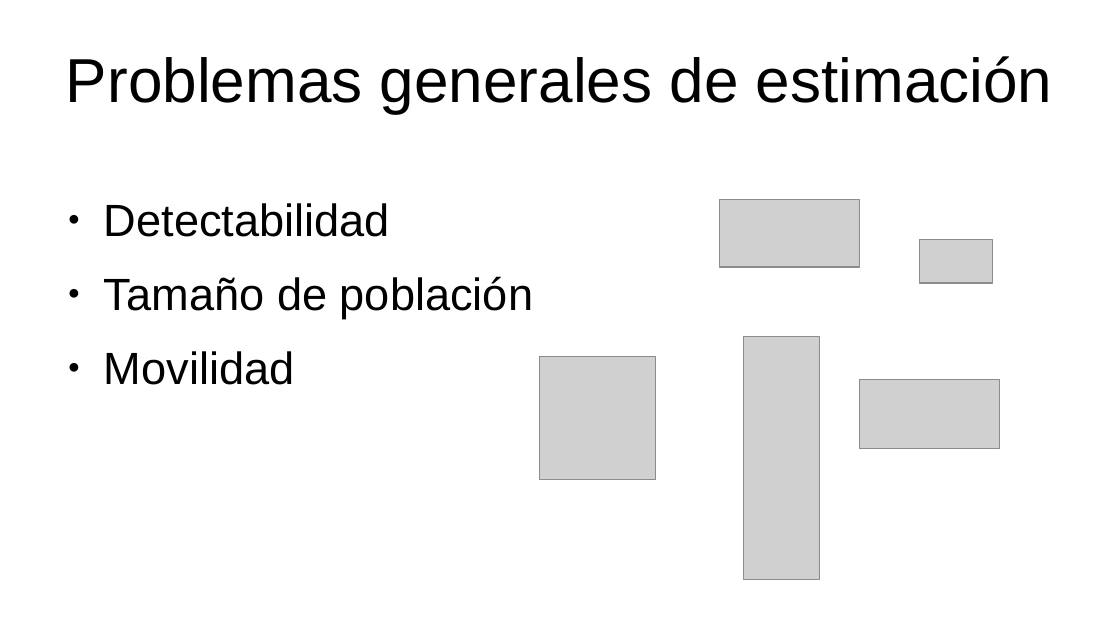
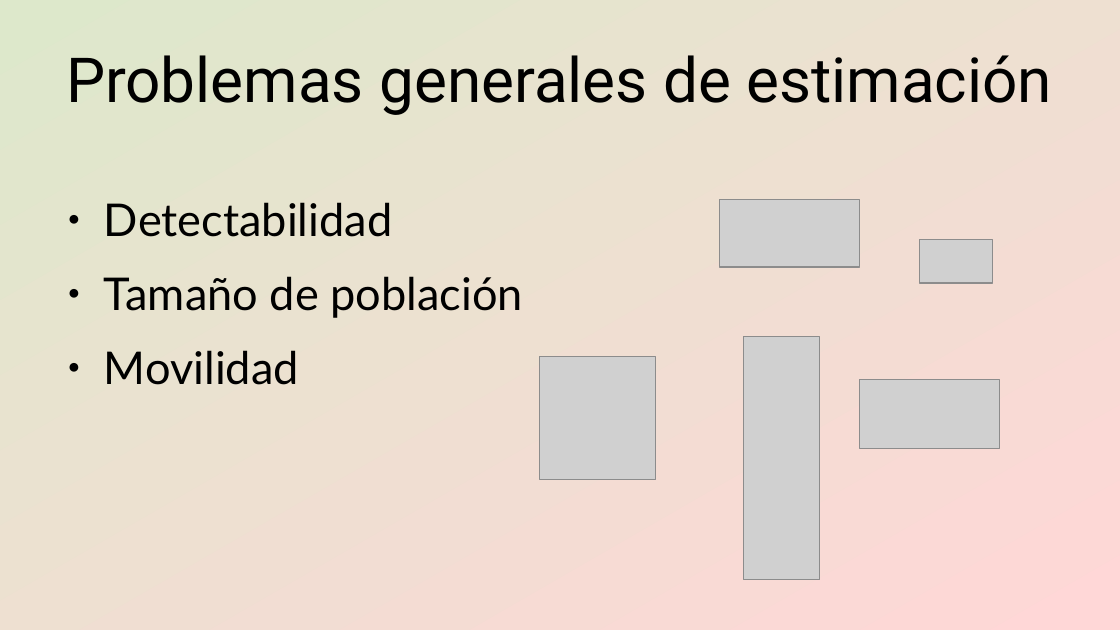
Before and after one commit to gerardommc/Ecologia-poblaciones, a slide deck: slide 8 of Unidad-2/Estimacion-tamano.odp (slide 5 before the commit). Drawn at 1120x630 pixels with LibreOffice and Linux fonts; fonts in the diff are those of the drawing; grey boxes stand for pictures. Boxes give left, top, right and bottom in pixels: in the first picture for what was removed or moved away, otherwise in the second. Text is boxed around its words. In the diff, an @@ line names an element or a change of style, - is before the commit and + after.

Commit message:
estimacion tamaño

```diff
--- a/Unidad-2/Estimacion-tamano.odp
+++ b/Unidad-2/Estimacion-tamano.odp
@@ background #FFFFFF to gradient #DDE8CB to #FFD7D7 @@
@@ title "Problemas generales de estimación" at [66, 55, 1052, 115]: font Arial to Roboto @@
@@ text "Detectabilidad" at [104, 202, 524, 385]: font Arial to Lato @@
```
Also in this commit, not shown: 12 other slides changed, 4 slides added, 1 other file.
